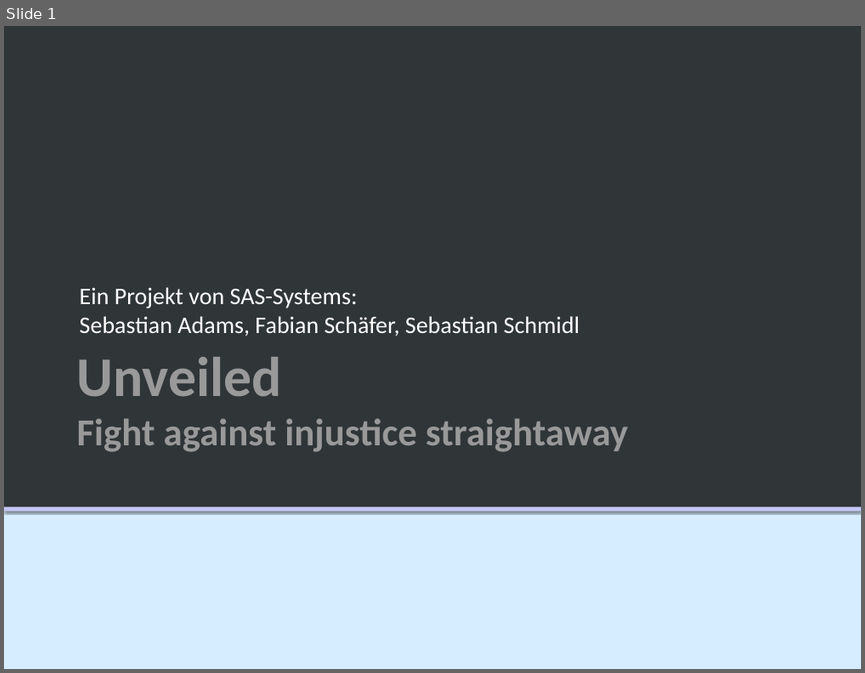
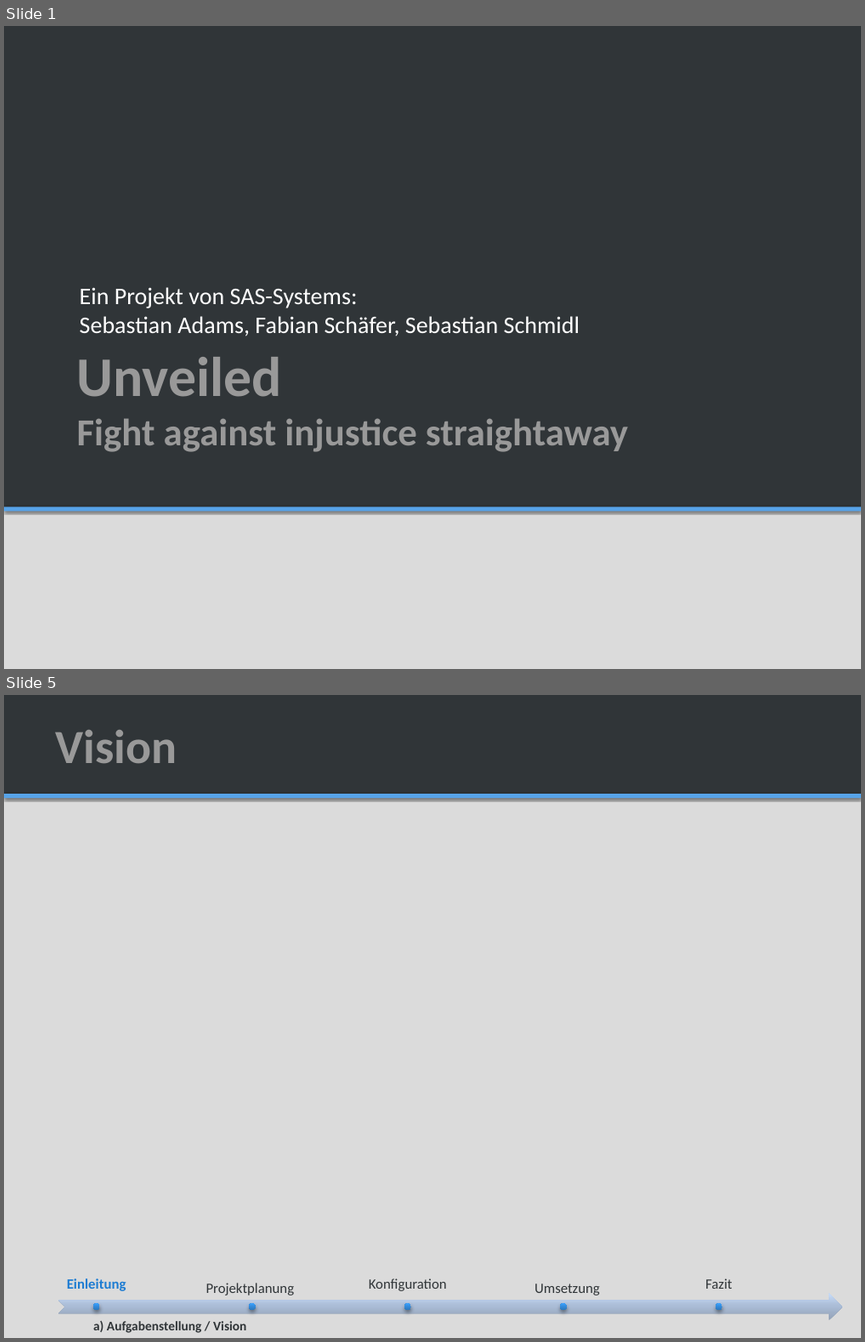
Before and after one commit to SAS-Systems/Unveiled-Documentation, a slide deck: Unveiled_MidtermPresentation.pptx. Shown one above the other, each under a label of ours: slide 1 before the commit, slides 1 and 5 after it; the slides between them are not shown. The pictures are 865x673 and 865x1342 pixels, drawn with LibreOffice and Linux fonts; fonts in the diff are those of the drawing; background and template pictures are left out. Boxes give left, top, right and bottom in pixels: in the first picture for what was removed or moved away, otherwise in the second. Text is boxed around its words. In the diff, an @@ line names an element or a change of style, - is before the commit and + after.

```diff
--- a/Unveiled_MidtermPresentation.pptx
+++ b/Unveiled_MidtermPresentation.pptx
@@ slide 5 added at box(4, 695, 861, 1338), background #DBDBDB; not listed: 1 template element that a slide beside it also shows @@
@@ rectangle added at box(4, 695, 861, 794), fill #303538 @@
@@ title added at box(55, 730, 177, 763), 40 pt, text #999999, bold @@
+Vision
@@ group added at box(59, 1278, 843, 1320): 5 texts, 5 ellipses, 1 notched right arrow @@
+Einleitung
+Projektplanung
+Konfiguration
+Umsetzung
+Fazit
@@ text added at box(93, 1321, 246, 1333), 11 pt, text #303538, bold @@
+a) Aufgabenstellung / Vision
@@ slide 1 changed as well @@
@@ background #D6EDFF to #DBDBDB @@
@@ rectangle at box(4, 506, 861, 511): fill #C6C5F5 to #57A3E8 @@
```
Also in this commit, not shown: 1 other slide changed, 11 other slides added, 2 slides removed.
